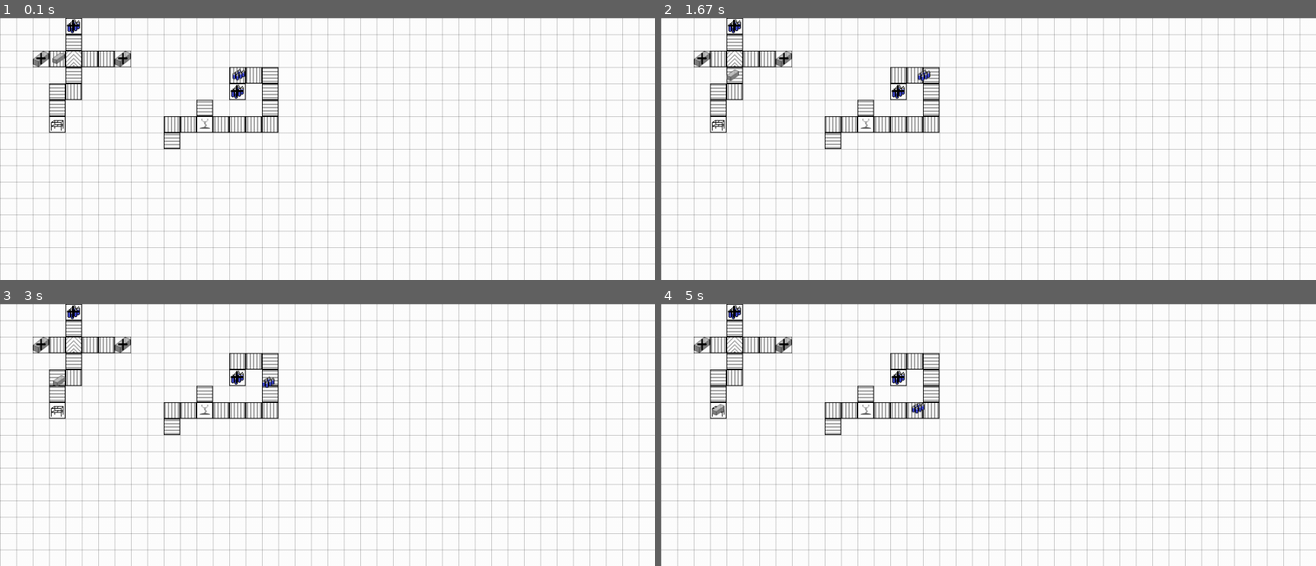
Above: before the commit, frames 1-4 (two rows, left to right).
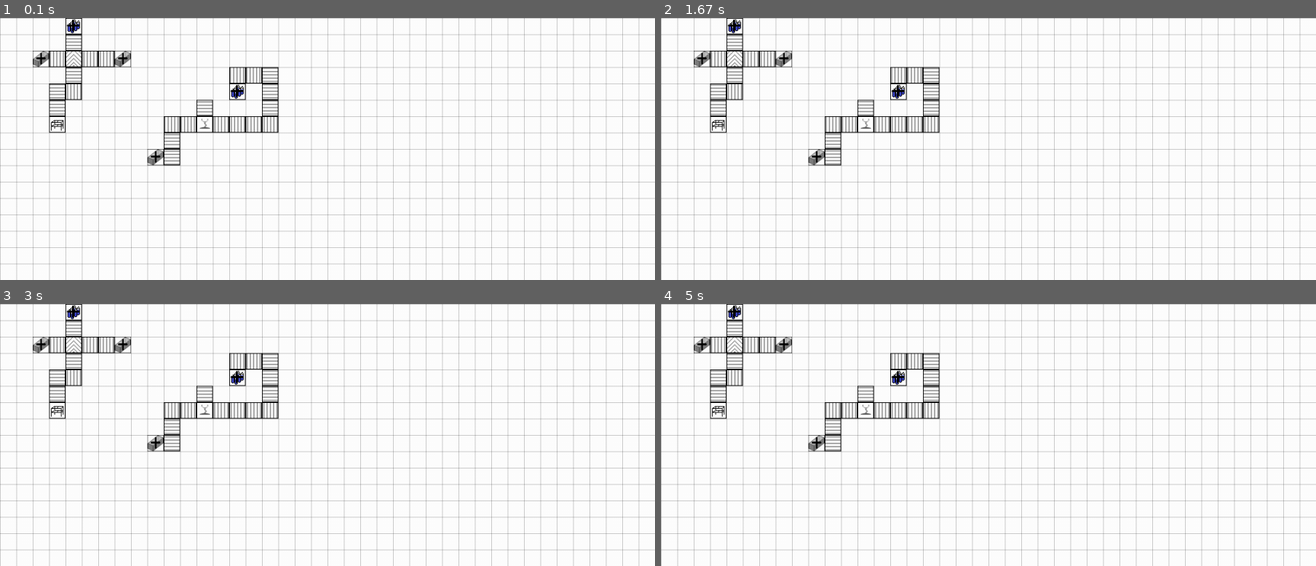
Above: after the commit, the same moments.

Repository: TobiasScheuer/PyGame-Simulations-other
Game: pygame game, started from FactorySim.py
Two runs of this game, one before a commit and one after it. Both use one fixed random seed, a clock stepped at 60 frames per second and the inputs below.
Inputs:
- Up to frame 1 (0.1 s): no input
- Up to frame 2 (1.67 s): no input
- Up to frame 3 (3 s): no input
- Up to frame 4 (5 s): no input

The runs differ from the first frame. In frame 1, 0.3% of the frame differs, in the area x 8-38%, y 13-57%; in frame 2, 0.4%, in the area x 10-42%, y 19-57%; in frame 3, 0.3%; in frame 4, 0.4%.

Commit message:
feat[check_collision]: added flag to ignore collisions with machines (includes logistics.RobotArm) feat: added status update for interface/orientation detection

Diff:
--- a/FactorySim.py
+++ b/FactorySim.py
@@ -125,7 +125,7 @@
 		if orientation == "horizontal":
 			output_right = pygame.Rect((coordinates[0]+24, coordinates[1]), (3,25))
 			self.output_rect.append(output_right)
-			output_left = pygame.Rect((coordinates[0]-1, coordinates[1]), (3,25))
+			output_left = pygame.Rect((coordinates[0]-3, coordinates[1]), (3,25))
 			self.output_rect.append(output_left)
 
 		elif orientation == "vertical":
@@ -150,14 +150,13 @@
 				elif self.output_rect[1] in logistic.input_rect:
 					coordinates = (self.output_rect[1][0], self.output_rect[1][1]-1 )
 			if coordinates != (0,0):
-				self.ID = generate_ID()
 				if self.product == "boxes":
 					newProduct = Box(coordinates)
 					collision_box = pygame.Rect(coordinates, newProduct.size)
 				elif self.product == "bottles":
 					newProduct = Bottles(coordinates)
 					collision_box = pygame.Rect(coordinates, newProduct.size)
-				collision = check_collision(self.rect, collision_box)
+				collision = check_collision(self.rect, collision_box, True)
 				if collision == False:
 					PRODUCTS.append(newProduct)
 					counter += 1
@@ -563,31 +562,31 @@
 						if logistic.direction == "up":
 							if upc == 0:
 								collision_box = pygame.Rect(self.rect[0], self.rect[1]-3, self.size[0], self.size[1]+3)
-								collision = check_collision(self.rect, collision_box)
+								collision = check_collision(self.rect, collision_box, False)
 								if collision == False:
 									self.rect = self.rect.move(0,-1)
 								upc += 1
 						elif logistic.direction == "down":
 							if downc == 0:
 								collision_box = pygame.Rect(self.rect[0], self.rect[1], self.size[0], self.size[1]+3)
-								collision = check_collision(self.rect, collision_box)
+								collision = check_collision(self.rect, collision_box, False)
 								if collision == False:
 									self.rect = self.rect.move(0,1)
 								downc += 1
-				else:
+				else:   # direction == left or right
 					xclip = logistic.rect.clipline(xline) #yclip containts line part coordinates which is in logistic rect
 					if xclip:	# evaluates if yclip has contents and there is inside the
 						if logistic.direction == "left":
 							if leftc == 0:
 								collision_box = pygame.Rect(self.rect[0]-3, self.rect[1], self.size[0]+3, self.size[1])
-								collision = check_collision(self.rect, collision_box)
+								collision = check_collision(self.rect, collision_box, False)
 								if collision == False:
 									self.rect = self.rect.move(-1,0)
 								leftc += 1
 						elif logistic.direction == "right":
 							if rightc == 0:
 								collision_box = pygame.Rect(self.rect[0], self.rect[1], self.size[0]+3, self.size[1])
-								collision = check_collision(self.rect, collision_box)
+								collision = check_collision(self.rect, collision_box, False, )
 								if collision == False:
 									self.rect = self.rect.move(1,0)
 								rightc += 1
@@ -627,18 +626,32 @@
 		self.image_boxed = pygame.transform.smoothscale(tempimage, self.size)
 
 
-def check_collision(own_rect, collision_box):
-	"""
-	method to check if a moved or spawned product would collide with another product
-	takes the collision_box ( a pygame.Rect) as input
-	and checks for rect overlap with all other products
-	returns True for a detected collision and False if not
+def check_collision(own_rect, collision_box, ignore_machines):
+	"""
+	method to check if a moved or spawned product would collide with another product or machine
+	IN:
+		collision_box: pygame.Rect box representing the area where a product wants to move to
+		ignore_machines: flag if collisions with machines should be ignored
+	DO:
+		checks for rect overlap with all other products and machines
+	OUT:
+		returns True for a detected collision and False if not
 	"""
 	collision = False
 	for i, product in enumerate(PRODUCTS):
 		if product.rect.colliderect(collision_box) == True and not product.rect == own_rect:
 			collision = True
 			break
+	if ignore_machines == False:
+		for j, machine in enumerate(MACHINES):
+			if machine.rect.colliderect(collision_box) == True:
+				collision = True
+				break
+		for k, logistic in enumerate(LOGISTICS):
+			if isinstance(logistic, RobotArm):
+				if logistic.rect.colliderect(collision_box) == True:
+					collision = True
+					break
 	return collision
 
 def generate_ID():
@@ -675,6 +688,8 @@
 	MACHINES.append(box_adder1)
 	box_adder2 = ProductAdder((175,50), "horizontal", "boxes")
 	MACHINES.append(box_adder2)
+	box_adder3 = ProductAdder((225,200), "horizontal", "boxes")
+	MACHINES.append(box_adder3)
 	bottle_adder1 = ProductAdder((100,0), "vertical", "bottles")
 	MACHINES.append(bottle_adder1)
 	bottle_adder2 = ProductAdder((350,100), "vertical", "bottles")
@@ -685,7 +700,7 @@
 
 	roller_coordinates = [(75,50), (100,75), (100,100), (75,100), (75,125), (125,50), (100,25), (150,50)]
 	roller_coordinates2 = [(350,75), (375,75), (400,75), (400,100), (400,125), (400,150), (375,150), (350,150), (325,150)]
-	roller_coordinates3 = [(275,150), (250,150), (250,175), (300,125)]
+	roller_coordinates3 = [(275,150), (250,150), (250,175), (250,200), (300,125)]
 	merged_lists = roller_coordinates+roller_coordinates2+roller_coordinates3
 	for i in range(0,len(merged_lists)):
 		new_roller = RollerConveyor(merged_lists[i])
@@ -695,11 +710,6 @@
 	robotArm1 = RobotArm((300,150), "up")
 	LOGISTICS.append(robotArm1)
 
-
-	box1 = Box((75,50))
-	PRODUCTS.append(box1)
-	bottles1 = Bottles((350,75))
-	PRODUCTS.append(bottles1)
 	SPAWNTIMER, t = pygame.USEREVENT+1, 5000
 	pygame.time.set_timer(SPAWNTIMER, t)
 	CHECKTIMER, t2 = pygame.USEREVENT+2, 800
@@ -707,18 +717,22 @@
 	caption = 'FactorySim'
 	pygame.display.set_caption(caption)
 	counter = 0
+	print("/--- Automatic interface and orientation detection in progress, please wait")
 	for j in range(0,len(LOGISTICS)+1):
 		for i,entity in enumerate(LOGISTICS):
 			if isinstance(entity, Conveyor):
 				entity.get_interfaces()
 				entity.check_orientation()
+	print("o/-- Automatic interface and orientation detection in progress, please wait")
 	for j in range(0,len(LOGISTICS)+1):
 		for i,entity in enumerate(LOGISTICS):
 			if isinstance(entity, Conveyor):
 				entity.get_interfaces()
 				entity.check_orientation()
+	print("oo/- Automatic interface and orientation detection in progress, please wait")
 	for i, machine in enumerate(MACHINES):
 			machine.get_interfaces()
+	print("ooo/ Automatic interface and orientation detection finished")
 	while 1:
 		screen.fill(BACKGROUND)
 		create_grid(screen)
